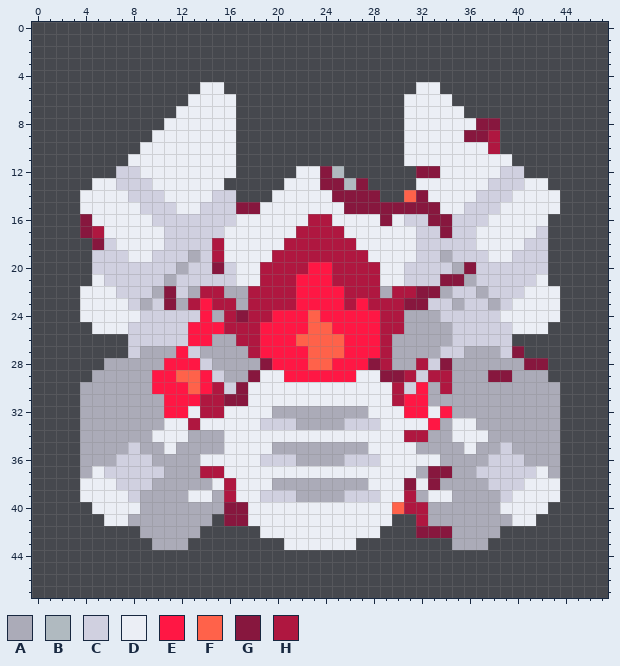
Pixel-art sprite -- sprites/units/flying unit/u0-c2.png. The picture above was drawn from the file before the commit.
The file is 48x48 pixels.
Palette (. is transparent): A #ababb8  B #b0bac0  C #d0d0e0  D #ebeef5  E #ff1744  F #ff624a  G #87173e  H #af1740
Once edited:
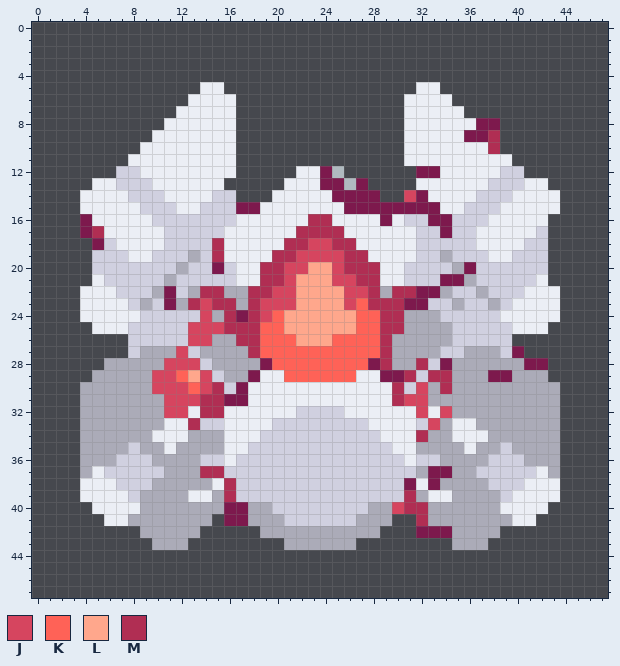
Colours new in this view: J #d6455f  K #ff6257  L #ffa78c  M #b02e53
Difference:
@@ palette @@
-G #87173e
+G #7d194d
@@ x 36..40 @@
  8 DGG..
- 9 GGH..
-10 DDH..
+ 9 GGM..
+10 DDM..
 11 DDDD.
@@ x 0..47 @@
 13 .....DDCCCDDDDDD.....DDDGGBG....DDDDDDCCCDD.....
-14 ....DDDDCCCDDDDCC...DDDDDGGGG..FGDDDDCCCDDDD....
+14 ....DDDDCCCDDDDCC...DDDDDGGGG..JGDDDDCCCDDDD....
 15 ....DDDDDCCCDDCCCGGDDDDDDDGGGGGGGGDDCCCDDDDD....
-16 ....GDDDDDCCCCCCCDDDDDDHHDDDDGDCCGGCCCDDDDD.....
-17 ....GHDDDDDCCCCCDDDDDDHHHHDDDDDDCCGCCDDDDDC.....
-18 .....GCDDDDCCCCHDDDDDHHHHHHDDDDDCCCCCDDDDCC.....
-19 .....CCCDDCCCACHDDDDHHHHHHHHDDDDCCACCCDDCCC.....
-20 .....CCCCCCCACCGCDDHHHHEEHHHHDDCCCCAGCCCCCC.....
-21 .....DCCCCCACCCCCDDHHHEEEHHHHDDCCCGGACCCCCD.....
-22 ....DDDCCCAGCAHHAAHHHHEEEEHHHAHHGGACCACCCDDD....
-23 ....DDDDCACGAHEHHAHHHHEEEEHEHHHGGCCACCACDDDD....
-24 ....DDDDDCCCCCEAHGHHEEEFEEEEEHHAAACCCCCDDDDD....
-25 .....DDDCCCCCEEEHHHEEEEFFEEEEHHAAAACCCCCDDD.....
-26 ........CCCCCEEAAHHEEEFFFFEEEHAAAAACCCCC........
-27 ........CAAAECAAAAHEEEEFFFEEEHAAAACCAAACG.......
-28 ......AAAAAEEECAAAAGEEEFFEEEGHAAHCGAAAAAAGG.....
-29 .....AAAAAEEFFECAAGDDEEEEEEDDGGHCHHAAAGGAAA.....
-30 ....AAAAAAEEEFEHCGDDDDDDDDDDDDHCEAHAAAAAAAAA....
-31 ....AAAAAAAEEEHHGGDDDDDDDDDDDDHEEAAAAAAAAAAA....
-32 ....AAAAAAAEEDHHDDDDAAAAAAAADDDEEDEAAAAAAAAA....
-33 ....AAAAAAADDHDDDDDCCCAAAACCCDDDDEADDAAAAAAA....
-34 ....AAAAAADDDAAADDDDDDDDDDDDDDDHHAADDDAAAAAA....
-35 ....AAAACAADAAAADDDDAAAAAAAADDDDAAAADAACAAAA....
-36 ....AAACCCAAAADDDDDCCCAAAACCCDDDDDAAAACCCAAA....
-37 ....ADCCCCCAAAHHDDDDDDDDDDDDDDDDAGGAACCCCCDA....
-38 ....DDDCCCAAAAADHDDDAAAAAAAADDDGDGAAAACCCDDD....
-39 ....DDDDCAAAADDAHDDCCCAAAACCCDDHADDAAAACDDDD....
-40 .....DDDDAAAAAAAGGDDDDDDDDDDDDFHHAAAAAADDDD.....
-41 ......DDAAAAAAA.GGDDDDDDDDDDDD..HAAAAAAADD......
-42 .........AAAAA.....DDDDDDDDDD...GGGAAAA.........
-43 ..........AAA........DDDDDD........AAA..........
+16 ....GDDDDDCCCCCCCDDDDDDMMDDDDGDCCGGCCCDDDDD.....
+17 ....GMDDDDDCCCCCDDDDDDMMMMDDDDDDCCGCCDDDDDC.....
+18 .....GCDDDDCCCCMDDDDDMMJJMMDDDDDCCCCCDDDDCC.....
+19 .....CCCDDCCCACMDDDDMMJJJJMMDDDDCCACCCDDCCC.....
+20 .....CCCCCCCACCGCDDMMJJLLJMMMDDCCCCAGCCCCCC.....
+21 .....DCCCCCACCCCCDDMMJLLLJJMMDDCCCGGACCCCCD.....
+22 ....DDDCCCAGCAMMAAMMJJLLLLJJMAMMGGACCACCCDDD....
+23 ....DDDDCACGAMJMMAMJJJLLLLJKMMMGGCCACCACDDDD....
+24 ....DDDDDCCCCCJAMGMJKLLLLLLKKMMAAACCCCCDDDDD....
+25 .....DDDCCCCCJJJMMMKKLLLLLLKKMMAAAACCCCCDDD.....
+26 ........CCCCCJJAAMMKKKLLLKKKKMAAAAACCCCC........
+27 ........CAAAJCAAAAMKKKKKKKKKKMAAAACCAAACG.......
+28 ......AAAAAJJJCAAAAGKKKKKKKKGMAAMCGAAAAAAGG.....
+29 .....AAAAAJJKLJCAAGDDKKKKKKDDGGMCMMAAAGGAAA.....
+30 ....AAAAAAJJJKJMCGDDDDDDDDDDDDMCJAMAAAAAAAAA....
+31 ....AAAAAAAJJJMMGGDDDDDDDDDDDDMJJAAAAAAAAAAA....
+32 ....AAAAAAAJJDMMDDDDDDCCCCDDDDDDJDJAAAAAAAAA....
+33 ....AAAAAAADDMCCDDDDCCCCCCCCDDDDCJADDAAAAAAA....
+34 ....AAAAAADDDAAADDDCCCCCCCCCCDDDMAADDDAAAAAA....
+35 ....AAAACAADAAAADDCCCCCCCCCCCCDDAAAADAACAAAA....
+36 ....AAACCCAAAACCDCCCCCCCCCCCCCCDCCAAAACCCAAA....
+37 ....ADCCCCCAAAMMCCCCCCCCCCCCCCCCAGGAACCCCCDA....
+38 ....DDDCCCAAAAADMCCCCCCCCCCCCCCGDGAAAACCCDDD....
+39 ....DDDDCAAAADDAMCCCCCCCCCCCCCCMADDAAAACDDDD....
+40 .....DDDDAAAAAAAGGAACCCCCCCCAAJMMAAAAAADDDD.....
+41 ......DDAAAAAAA.GGAAACCCCCCAAA..MAAAAAAADD......
+42 .........AAAAA.....AAAAAAAAAA...GGGAAAA.........
+43 ..........AAA........AAAAAA........AAA..........
 44 ................................................
Pixel boxes of the changes (left, top, right, bottom) in both pictures:
changed: (152, 118, 548, 550)
changed: (80, 214, 104, 250)
